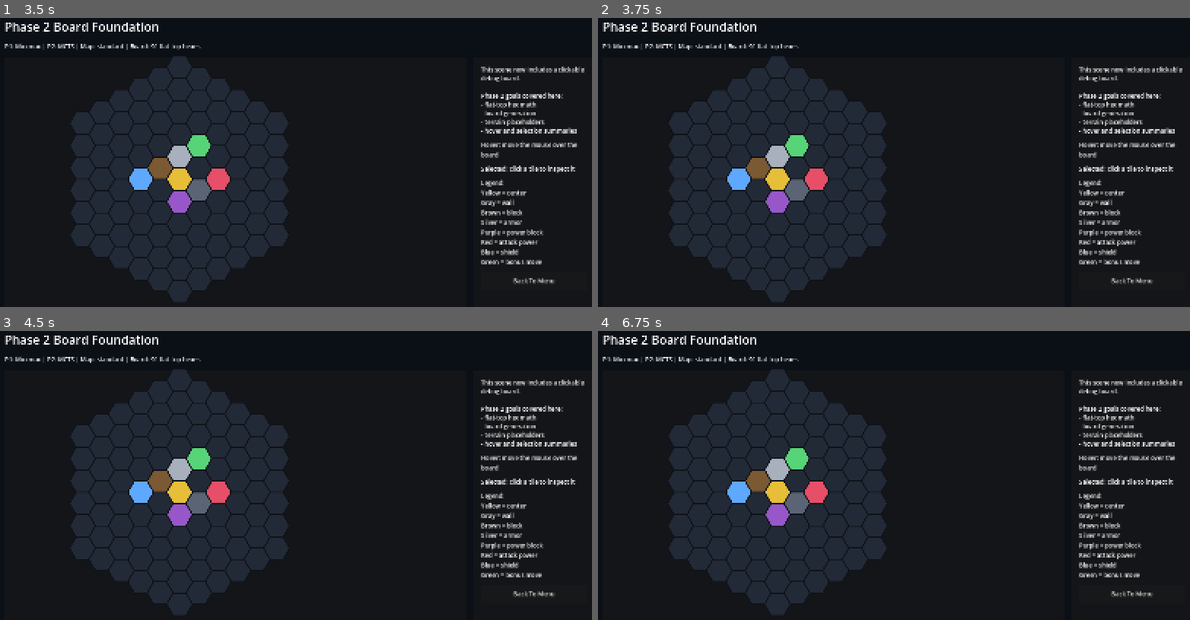
Above: before the commit, frames 1-4 (two rows, left to right).
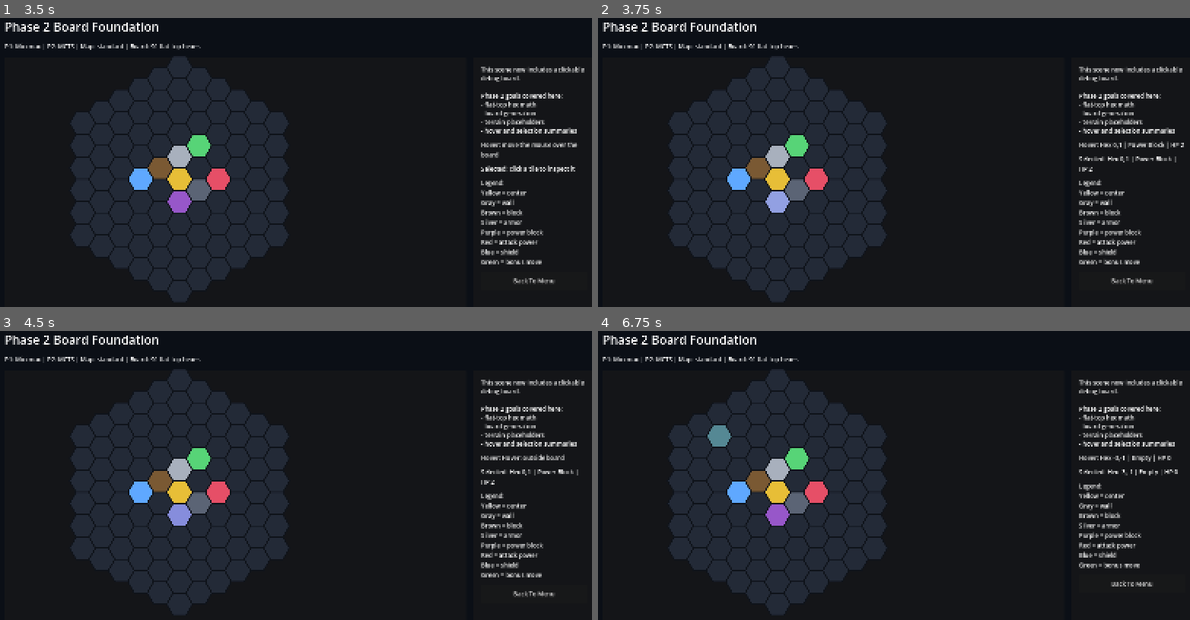
Above: after the commit, the same moments.

Repository: Arvi-Saleque/Hex-Siege-Arena
Game: Godot game, scene res://scenes/boot/boot.tscn
Same seed, same stepped clock (60 frames per second), same inputs: the game is played once before the commit and once after it.
Inputs (mouse positions are in pixels of both pictures, inside the frame that each line leads up to):
- Up to frame 1 (3.5 s): click "Open Match Placeholder" at 0.5 s; click "Back To Menu" at 1.25 s; click "Open Match Placeholder" at 2 s; tap A at 2.75 s; move the mouse to (432, 162) at 2.77 s; click (432, 162) at 2.92 s
- Up to frame 2 (3.75 s): tap A at 3.5 s; move the mouse to (775, 197) at 3.52 s; click (775, 197) at 3.67 s
- Up to frame 3 (4.5 s): tap A at 4.25 s; move the mouse to (361, 417) at 4.27 s; click (361, 417) at 4.42 s
- Up to frame 4 (6.75 s): tap A at 5, 5.75, 6.5 s; move the mouse to (870, 562) at 5.02 s; click (870, 562) at 5.17 s; move the mouse to (1077, 544) at 5.77 s; click (1077, 544) at 5.92 s; move the mouse to (716, 440) at 6.52 s; click (716, 440) at 6.67 s

Frame 1 is identical in both runs. In frame 2, 0.8% of the frame differs, in the area x 28-99%, y 42-68%; in frame 3, 0.8%; in frame 4, 2.0%, in the area x 18-98%, y 32-93%.

Commit message:
fix: route board hover and click through standard input

Diff:
--- a/scripts/board/board_debug_view.gd
+++ b/scripts/board/board_debug_view.gd
@@ -24,11 +24,11 @@
 
 func _ready() -> void:
 	board_state.create_phase2_debug_terrain()
-	set_process_unhandled_input(true)
+	set_process_input(true)
 	queue_redraw()
 
 
-func _unhandled_input(event: InputEvent) -> void:
+func _input(event: InputEvent) -> void:
 	if event is InputEventMouseMotion:
 		_update_hover(to_local(event.position))
 	elif event is InputEventMouseButton and event.pressed and event.button_index == MOUSE_BUTTON_LEFT:
